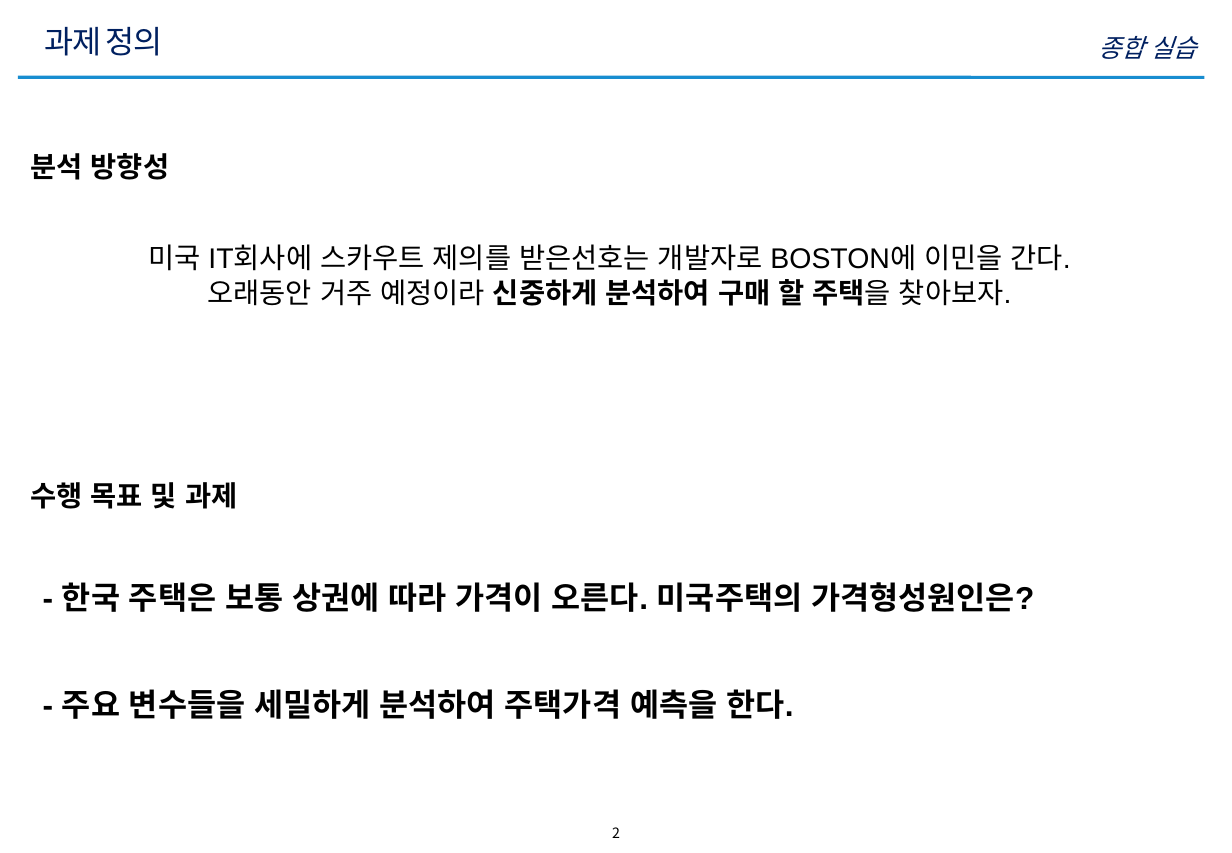
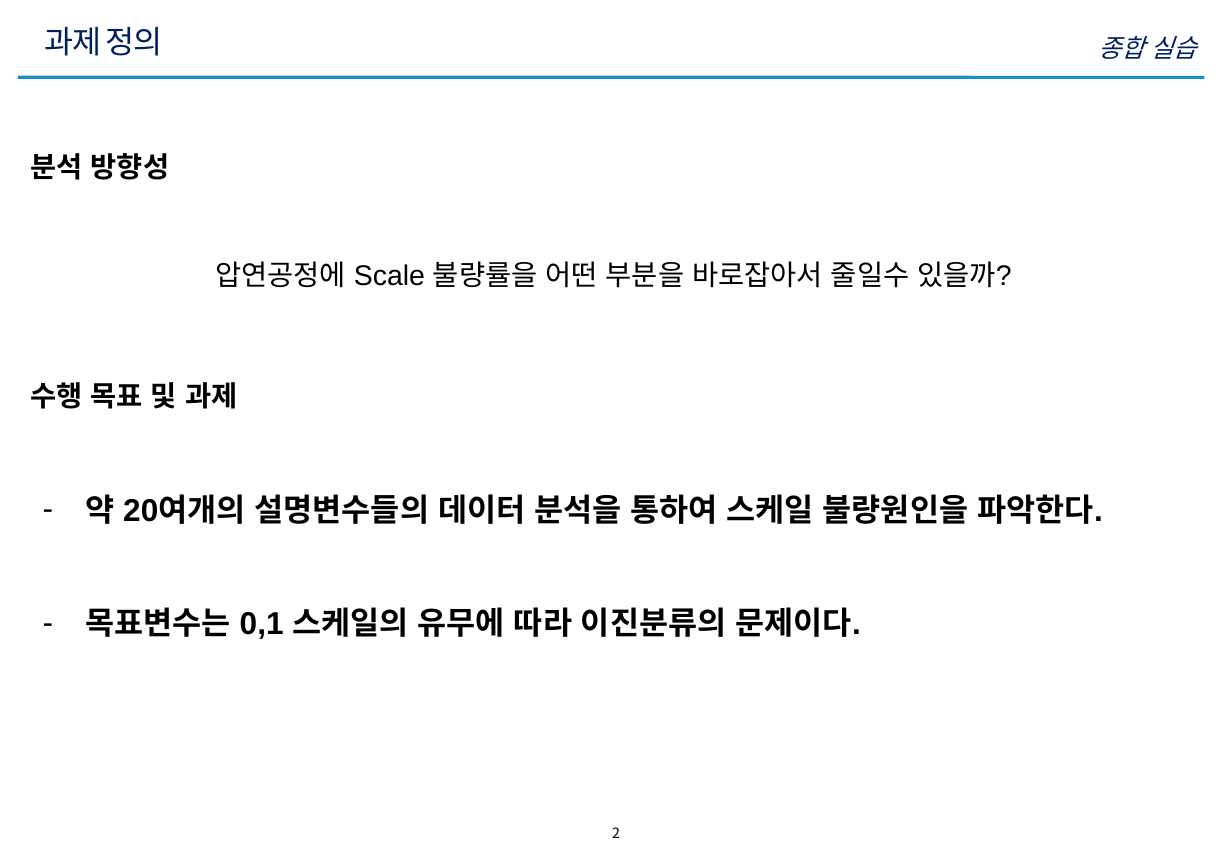
Before and after one commit to nsh6547/POSCO_Ai-BigData_academy, a slide deck: slide 2 of Week2_BigData/종합실습/A1_노선호_종합실습2.pptx. Drawn at 1232x853 pixels with LibreOffice and Linux fonts; fonts in the diff are those of the drawing; background and template pictures are left out. Boxes give left, top, right and bottom in pixels: in the first picture for what was removed or moved away, otherwise in the second. Text is boxed around its words. In the diff, an @@ line names an element or a change of style, - is before the commit and + after.

```diff
--- a/Week2_BigData/종합실습/A1_노선호_종합실습2.pptx
+++ b/Week2_BigData/종합실습/A1_노선호_종합실습2.pptx
@@ text at (x1=215, y1=261, x2=1011, y2=288): text changed @@
-미국 IT회사에 스카우트 제의를 받은선호는 개발자로 BOSTON에 이민을 간다.
-오래동안 거주 예정이라 신중하게 분석하여 구매 할 주택을 찾아보자.
+압연공정에 Scale 불량률을 어떤 부분을 바로잡아서 줄일수 있을까?
@@ text "수행 목표 및 과제" moved from (x1=30, y1=482, x2=237, y2=509) to (x1=30, y1=382, x2=237, y2=409) @@
@@ text at (x1=85, y1=494, x2=1103, y2=639): text changed @@
-- 한국 주택은 보통 상권에 따라 가격이 오른다. 미국주택의 가격형성원인은?
-- 주요 변수들을 세밀하게 분석하여 주택가격 예측을 한다.
+– 약 20여개의 설명변수들의 데이터 분석을 통하여 스케일 불량원인을 파악한다.
+– 목표변수는 0,1 스케일의 유무에 따라 이진분류의 문제이다.
```
Also in this commit, not shown: 5 other slides changed, 23 slides added, 13 slides removed, 19 other files.
